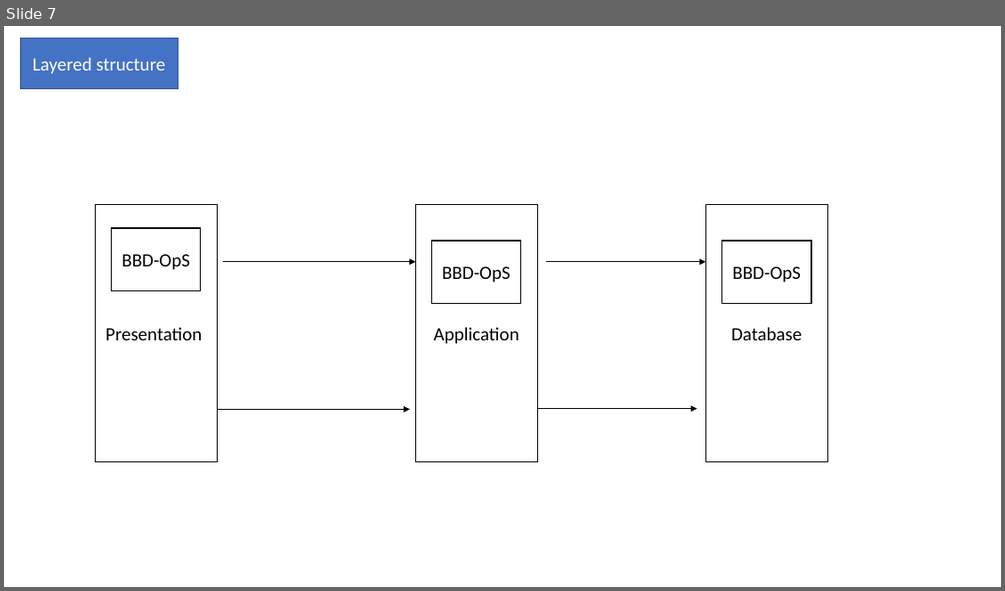
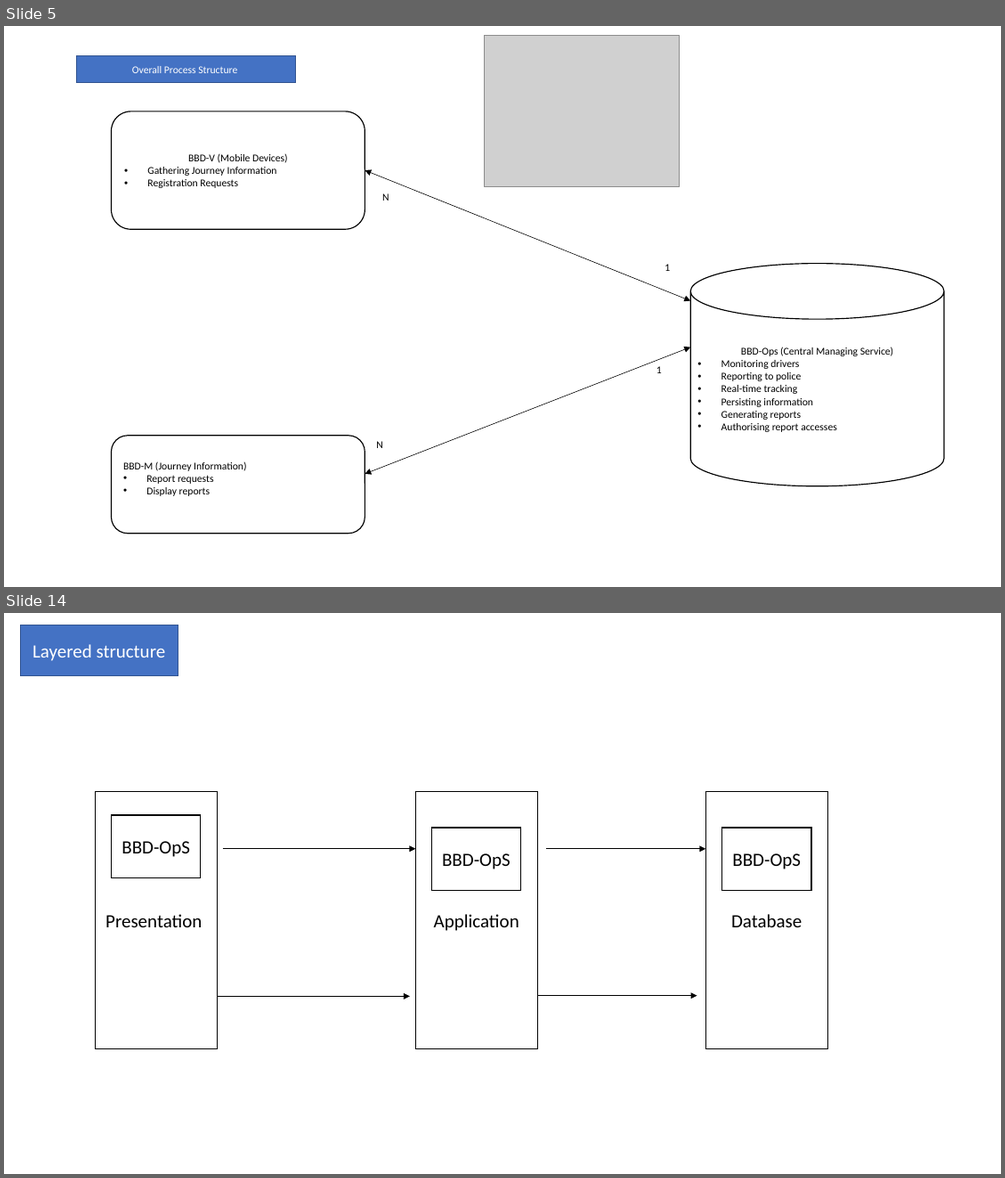
Before and after one commit to st970703/Software_Architecture_Report, a slide deck: Big Brother Driver Diagrams.pptx. Shown one above the other, each under a label of ours: slide 7 before the commit, slides 5 and 14 after it; the slides between them are not shown. The pictures are 1005x591 and 1005x1178 pixels, drawn with LibreOffice and Linux fonts; fonts in the diff are those of the drawing; grey boxes stand for pictures. Boxes give left, top, right and bottom in pixels: in the first picture for what was removed or moved away, otherwise in the second. Text is boxed around its words. In the diff, an @@ line names an element or a change of style, - is before the commit and + after.

```diff
--- a/Big Brother Driver Diagrams.pptx
+++ b/Big Brother Driver Diagrams.pptx
@@ slide 5 added at (x1=4, y1=26, x2=1001, y2=587), background #FFFFFF @@
@@ picture added at (x1=484, y1=36, x2=679, y2=187) @@
@@ rectangle added at (x1=77, y1=56, x2=296, y2=83), fill #4472C4, outline #325491 1 pt, 10 pt, text #FFFFFF @@
+Overall Process Structure
@@ rounded rectangle added at (x1=111, y1=111, x2=364, y2=230), fill #FFFFFF, outline #000000 1 pt, 10 pt, text #000000 @@
+BBD-V (Mobile Devices)
+• Gathering Journey Information
+• Registration Requests
@@ double arrow added from (365, 170) to (690, 300), #000000 0.5 pt @@
@@ text added at (x1=382, y1=193, x2=389, y2=200), 10 pt, text #000000 @@
+N
@@ text added at (x1=664, y1=264, x2=670, y2=271), 10 pt, text #000000 @@
+1
@@ cylinder added at (x1=690, y1=263, x2=944, y2=486), fill #FFFFFF, outline #000000 1 pt, 10 pt, text #000000 @@
+BBD-Ops (Central Managing Service)
+• Monitoring drivers
+• Reporting to police
+• Real-time tracking
+• Persisting information
+• Generating reports
+• Authorising report accesses
@@ double arrow added from (690, 346) to (365, 474), #000000 0.5 pt @@
@@ text added at (x1=656, y1=366, x2=662, y2=373), 10 pt, text #000000 @@
+1
@@ rounded rectangle added at (x1=111, y1=435, x2=364, y2=533), fill #FFFFFF, outline #000000 1 pt, 10 pt, text #000000 @@
+BBD-M (Journey Information)
+• Report requests
+• Display reports
@@ text added at (x1=376, y1=441, x2=383, y2=448), 10 pt, text #000000 @@
+N
@@ what was slide 7 is now slide 14 @@
```
Also in this commit, not shown: 6 slides changed, 6 other slides added, 1 other file.
